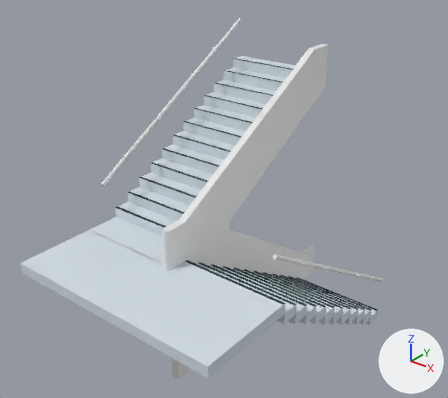
One commit to the Blender file ClusterCreatorKitTemplate-master/Assets/階段5.blend: the scene before it, then after it.
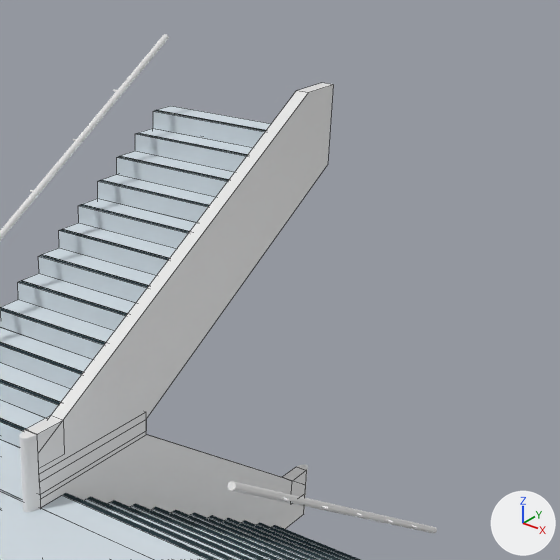
There are two pictures of each version: one whole from a 50 mm lens placed at (31.0, -61.1, 47.2), pointed at (-7.4, -13.1, 17.4), one close up on the part from 34% to 100% of the width and 0% to 74% of the height. The axes (+X, +Y, +Z) are drawn at lower right. The lights are the same throughout. The close-ups show mesh edges as thin lines.

Names of what the first close-up shows: '立方体.003', '立方体.051', '立方体.052', '立方体.055', '立方体.059', '立方体.062', '立方体.065', '立方体.068', '立方体.070', '立方体.073', '立方体.076', '立方体.079'.
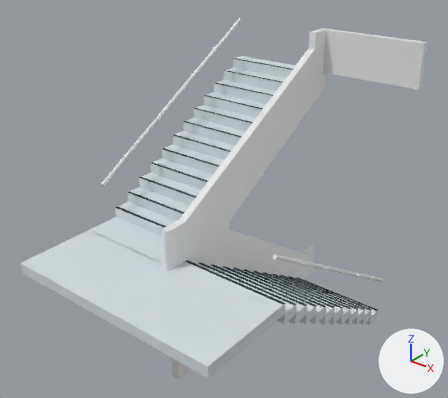
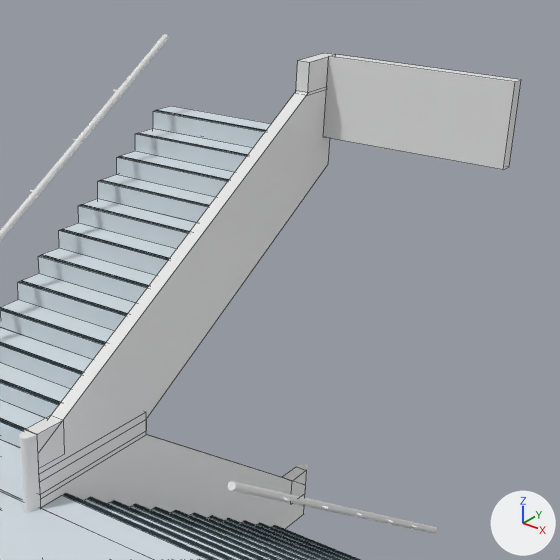
What differs and where, as boxes [x1, y1, x2, y2] in the close-ups (560 x 560 px):
'立方体.058', added
    after: [323, 54, 521, 170]
'立方体.037', added
    after: [296, 53, 335, 95]

The change, as a list of edits to the scene's bpy script:
```text
Add me_立方体_002:
    me_立方体_002.from_pydata(...)  # a box spanning x -1.0..1.0, y -1.0..1.0, z -1.0..1.0
Add me_立方体:
    me_立方体.from_pydata(...)  # a box spanning x -1.0..1.0, y -1.0..1.0, z -1.0..1.0
Add ob_立方体_058:
    ob_立方体_058 = bpy.data.objects.new('立方体.058', me_立方体_002)
    ob_立方体_058.location = (0.0, 4.73, 30.72)
    ob_立方体_058.rotation_euler = (0.0, 0.0, 1.571)  # degrees (0, 0, 90)
    ob_立方体_058.scale = (0.425, 6.0, 2.52)
Add ob_立方体_037:
    ob_立方体_037 = bpy.data.objects.new('立方体.037', me_立方体)
    ob_立方体_037.location = (-6.42, 3.6, 32.23)
    ob_立方体_037.scale = (0.425, 1.55, 1.0)
```
